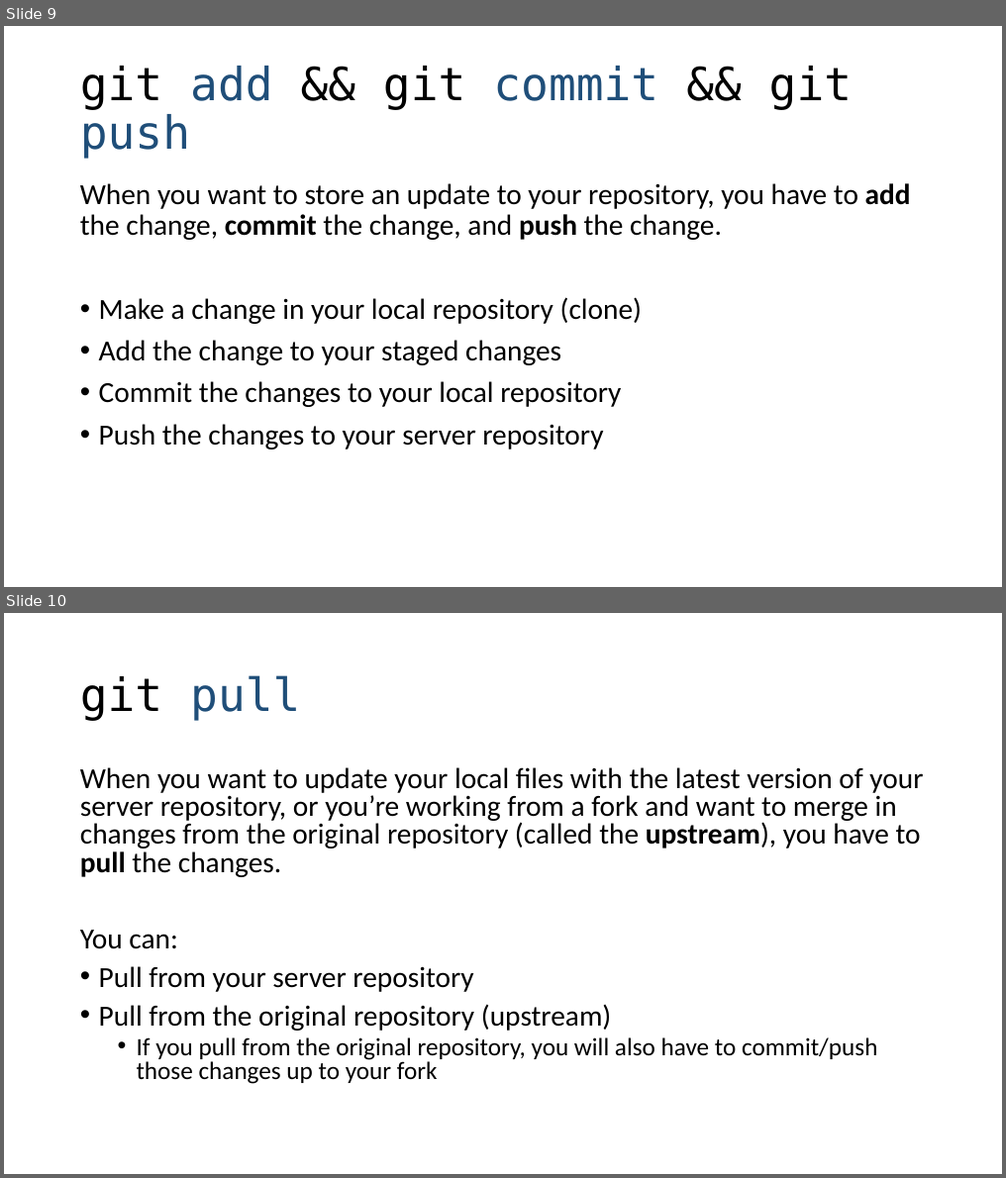
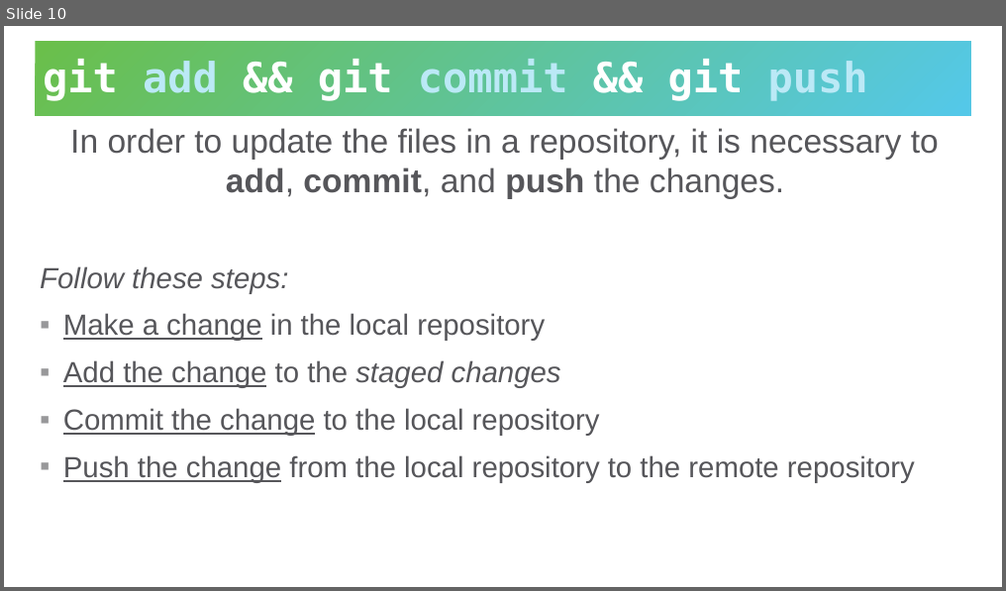
Before and after one commit to hytechclub/cs-102, a slide deck: Git/Intro/IntroductionToGitHub.pptx. Shown one above the other, each under a label of ours: slides 9 and 10 before the commit, slide 10 after it. The pictures are 1006x1178 and 1006x591 pixels, drawn with LibreOffice and Linux fonts; fonts in the diff are those of the drawing. Boxes give left, top, right and bottom in pixels: in the first picture for what was removed or moved away, otherwise in the second. Text is boxed around its words. In the diff, an @@ line names an element or a change of style, - is before the commit and + after.

```diff
--- a/Git/Intro/IntroductionToGitHub.pptx
+++ b/Git/Intro/IntroductionToGitHub.pptx
@@ slide 10 removed at bbox=[4, 613, 1002, 1174], background #FFFFFF @@
@@ title removed at bbox=[80, 675, 300, 721] @@
-git pull
@@ text removed at bbox=[80, 767, 923, 1084] @@
-When you want to update your local files with the latest version of your server repository, or you’re working from a fork and want to merge in changes from the original repository (called the upstream), you have to pull the changes.
-You can:
-• Pull from your server repository
-• Pull from the original repository (upstream)
-  • If you pull from the original repository, you will also have to commit/push those changes up to your fork
@@ what was slide 9 is now slide 10 @@
@@ slide 10 changed as well @@
@@ title "git add && git commit ...": place and size @@
-title "git add && git commit ..." at bbox=[80, 66, 851, 159]
+title "git add && git commit ..." at bbox=[36, 41, 971, 116]
@@ title "git add && git commit ..." at bbox=[36, 41, 971, 116]: size 44 to 40 pt, bold on; text colour #000000 to #FFFFFF in "git && git && git"; text colour #1F4E79 to #BBE9F6 in "add commit push"; line spacing 0.9 to 0.85; fill none to gradient #6ABF4B to #54C8E8 @@
@@ text at bbox=[40, 128, 939, 483]: text changed; font Calibri to Arial; text colour #000000 to #56565A @@
-When you want to store an update to your repository, you have to add the change, commit the change, and push the change.
-• Make a change in your local repository (clone)
-• Add the change to your staged changes
-• Commit the changes to your local repository
-• Push the changes to your server repository
+In order to update the files in a repository, it is necessary to add, commit, and push the changes.
+Follow these steps:
+▪ Make a change in the local repository
+▪ Add the change to the staged changes
+▪ Commit the change to the local repository
+▪ Push the change from the local repository to the remote repository
```
Also in this commit, not shown: 7 other slides changed, 4 slides added, 2 other slides removed, 1 other file.
